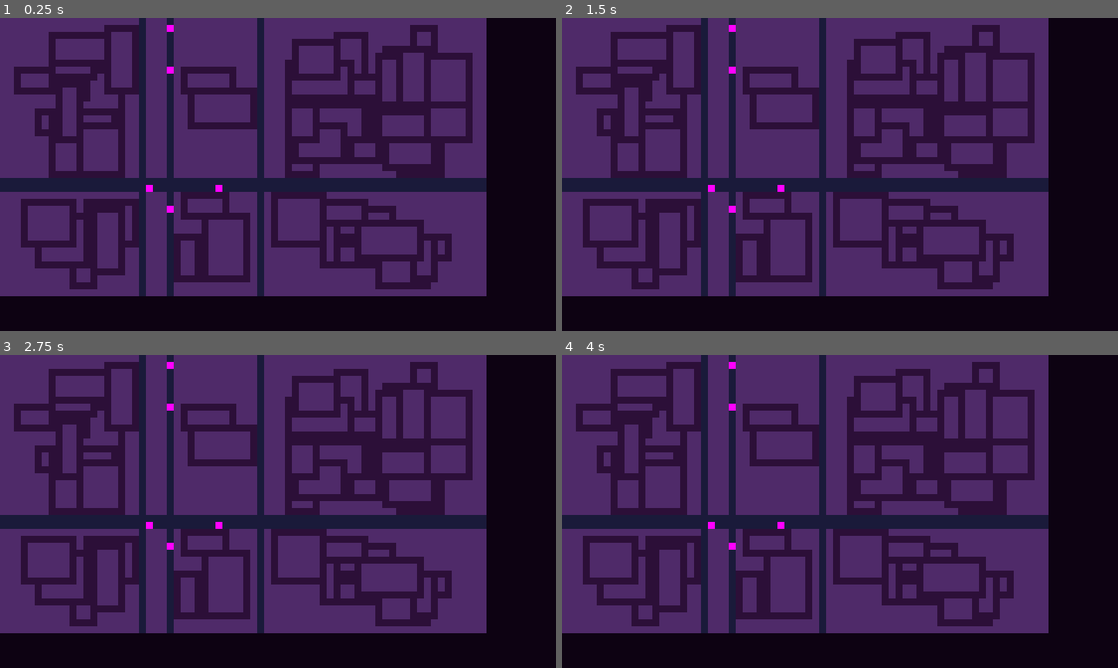
Above: before the commit, frames 1-4 (two rows, left to right).
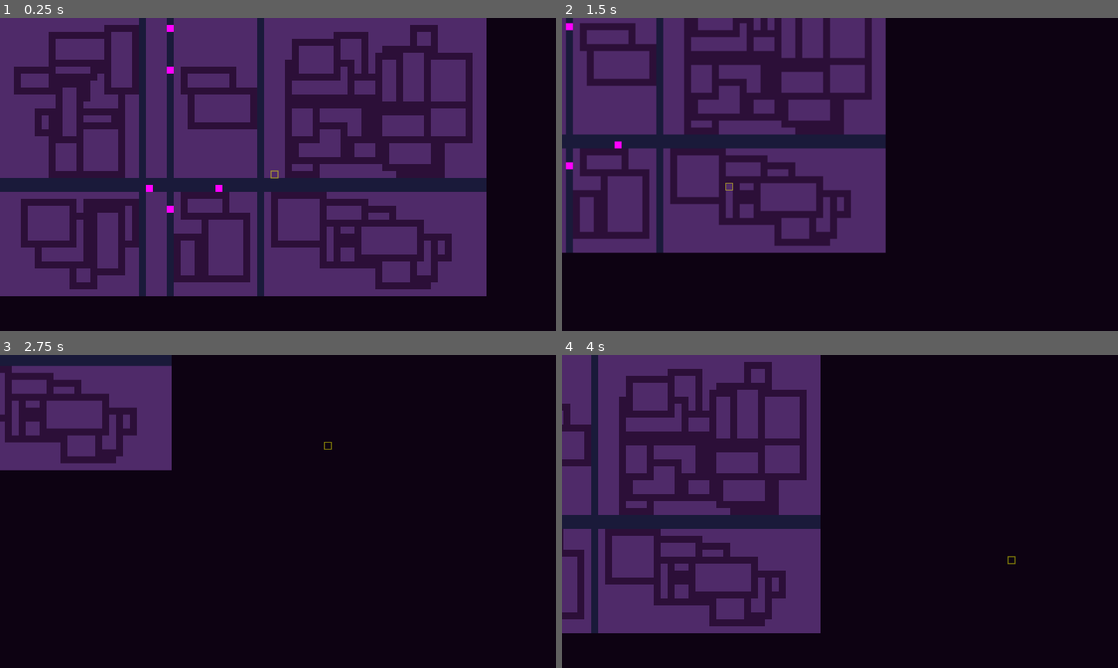
Above: after the commit, the same moments.

Repository: powerpeej/cyberpunk-fortress
Game: Godot game, scene res://main.tscn
Same seed, same stepped clock (60 frames per second), same inputs: the game is played once before the commit and once after it.
Inputs (mouse positions are in pixels of both pictures, inside the frame that each line leads up to):
- Up to frame 1 (0.25 s): no input
- Up to frame 2 (1.5 s): tap Enter at 0.5 s; move the mouse to (962, 158) at 0.52 s; hold D 0.53-1.28 s; click (962, 158) at 0.67 s; move the mouse to (728, 190) at 1.27 s; hold S from 1.28 s (still down); click (728, 190) at 1.42 s
- Up to frame 3 (2.75 s): move the mouse to (333, 442) at 2.02 s; release S at 2.03 s; hold D from 2.03 s (still down); click (333, 442) at 2.17 s
- Up to frame 4 (4 s): move the mouse to (812, 574) at 2.77 s; release D at 2.78 s; hold W 2.78-3.53 s; click (812, 574) at 2.92 s; move the mouse to (1006, 558) at 3.52 s; hold A from 3.53 s (still down); click (1006, 558) at 3.67 s

The runs differ from the first frame. In frame 1, less than 0.1% of the frame differs, in the area x 48-51%, y 48-52%; in frame 2, 57%; in frame 3, 72%, in the area x 0-88%, y 0-89%; in frame 4, 53%.

Commit message:
Add camera controls and visual tile selector
- Create `camera.gd` to handle WASD panning and mouse wheel zooming.
- Create `selector.gd` to highlight the grid tile under the mouse cursor.
- Update `main.tscn` to include the Camera2D and Selector nodes.

Diff:
--- /dev/null
+++ b/camera.gd
@@ -0,0 +1,38 @@
+extends Camera2D
+
+# Camera Control Settings
+const MOVE_SPEED = 500.0
+const ZOOM_SPEED = 0.1
+const MIN_ZOOM = 0.5
+const MAX_ZOOM = 3.0
+
+func _process(delta):
+	_handle_movement(delta)
+
+func _unhandled_input(event):
+	if event is InputEventMouseButton:
+		if event.is_pressed():
+			if event.button_index == MOUSE_BUTTON_WHEEL_UP:
+				zoom += Vector2(ZOOM_SPEED, ZOOM_SPEED)
+			elif event.button_index == MOUSE_BUTTON_WHEEL_DOWN:
+				zoom -= Vector2(ZOOM_SPEED, ZOOM_SPEED)
+
+			# Clamp zoom
+			zoom.x = clamp(zoom.x, MIN_ZOOM, MAX_ZOOM)
+			zoom.y = clamp(zoom.y, MIN_ZOOM, MAX_ZOOM)
+
+func _handle_movement(delta):
+	var direction = Vector2.ZERO
+
+	if Input.is_key_pressed(KEY_W):
+		direction.y -= 1
+	if Input.is_key_pressed(KEY_S):
+		direction.y += 1
+	if Input.is_key_pressed(KEY_A):
+		direction.x -= 1
+	if Input.is_key_pressed(KEY_D):
+		direction.x += 1
+
+	if direction.length() > 0:
+		direction = direction.normalized()
+		position += direction * MOVE_SPEED * delta
--- a/main.tscn
+++ b/main.tscn
@@ -1,6 +1,8 @@
-[gd_scene load_steps=2 format=3 uid="uid://b5w2a3y5g1j2h"]
+[gd_scene load_steps=4 format=3 uid="uid://b5w2a3y5g1j2h"]
 
 [ext_resource type="Script" path="res://main.gd" id="1_t0yxb"]
+[ext_resource type="Script" path="res://camera.gd" id="2_camera"]
+[ext_resource type="Script" path="res://selector.gd" id="3_selector"]
 
 [node name="Main" type="Node2D"]
 script = ExtResource("1_t0yxb")
@@ -10,3 +12,10 @@
 
 [node name="EntitiesTileMap" type="TileMap" parent="."]
 format = 2
+
+[node name="Camera2D" type="Camera2D" parent="."]
+position = Vector2(640, 360)
+script = ExtResource("2_camera")
+
+[node name="Selector" type="Node2D" parent="."]
+script = ExtResource("3_selector")
--- /dev/null
+++ b/selector.gd
@@ -0,0 +1,18 @@
+extends Node2D
+
+const TILE_SIZE = 16 # Keeping in sync with main.gd. Ideally this should be shared.
+const SELECTOR_COLOR = Color(1.0, 1.0, 0.0, 0.5) # Semi-transparent yellow
+
+func _process(_delta):
+	var mouse_pos = get_global_mouse_position()
+
+	# Snap to grid
+	var grid_x = floor(mouse_pos.x / TILE_SIZE) * TILE_SIZE
+	var grid_y = floor(mouse_pos.y / TILE_SIZE) * TILE_SIZE
+
+	position = Vector2(grid_x, grid_y)
+	queue_redraw()
+
+func _draw():
+	# Draw a rectangle outline
+	draw_rect(Rect2(0, 0, TILE_SIZE, TILE_SIZE), SELECTOR_COLOR, false, 2.0)
